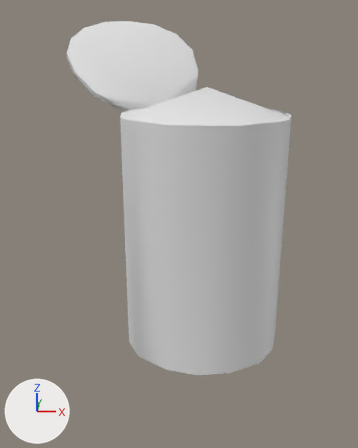
The Blender file images/canOpen.blend: old version first, new version second.
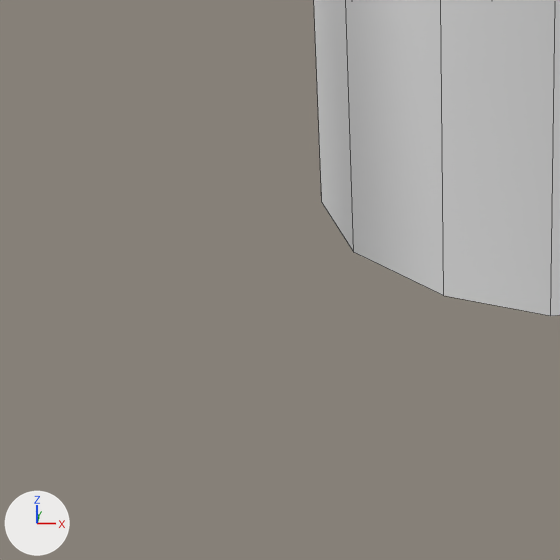
The first picture shows the older version from a camera (50 mm lens) standing at (0.41, -3.2, 0.91) and looking at (0.19, -0.23, -0.16). The close-ups show the older and then the newer version on the part from 9% to 56% of the width and 63% to 100% of the height of that picture. Only the edits that show in the close-ups are written down. Arrows for +X, +Y and +Z are at lower left; the lights stay in place. The close-ups show mesh edges as thin lines.

In view in the first close-up: 'CanOpen'.
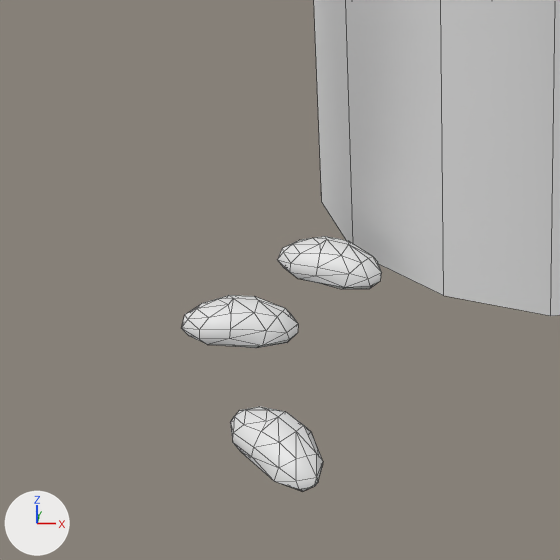
Patch to the scene script:
```diff
--- a/images/canOpen.blend.py
+++ b/images/canOpen.blend.py
@@ me_canopen @@
 # used by ob_canopen; location = (0.095, -0.111, -0.262); rotation_euler = (0.0, 0.0, 2.167), in degrees (0, 0, 124); scale = (7.44, 7.44, 7.44)
-me_canopen.from_pydata(...)  # 96 vertices, 65 faces, 1 loose edge; spans x -0.089..0.134, y -0.097..0.048, z -0.099..0.18
+me_canopen.from_pydata(...)  # 243 vertices, 325 faces; spans x -0.105..0.134, y -0.097..0.099, z -0.099..0.18
+# me_canopen part 1: a new loose piece of 49 vertices spanning x -0.058..-0.039, y 0.071..0.095, z -0.099..-0.088, in mat_material_001 (its picture is missing)
+# me_canopen part 2: a new loose piece of 49 vertices spanning x -0.105..-0.078, y 0.084..0.099, z -0.099..-0.088, in mat_material_001 (its picture is missing)
+# me_canopen part 3: a new loose piece of 49 vertices spanning x -0.049..-0.025, y 0.044..0.064, z -0.099..-0.088, in mat_material_001 (its picture is missing)
+# other edits to the shape of me_canopen do not show in these pictures
 me_canopen.materials.append(mat_material_001)
```

Location of each change, (x1, y1, x2, y2) in pixels of the close-ups (560 x 560 px):
'CanOpen', reshaped: before (314, 0, 560, 316); after (181, 0, 560, 492)
part 1 of me_canopen, added: after (181, 295, 298, 348)
part 2 of me_canopen, added: after (230, 407, 323, 492)
part 3 of me_canopen, added: after (278, 236, 382, 289)
